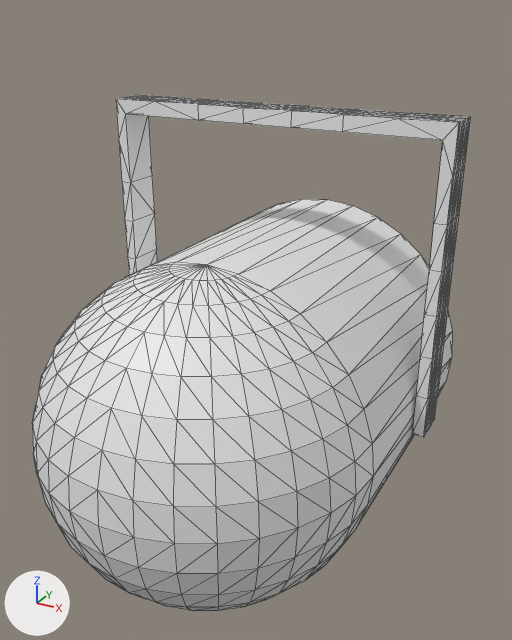
Renders of the COLLADA model resources/meshes/fixtures/par.dae from each side of a commit.
Both versions are drawn from a camera (50 mm lens) standing at (0.487, -0.947, 0.56) and looking at (0.017, -0.093, 0.133). Lighting does not change. The marker at lower left points along +X, +Y and +Z. Mesh edges are drawn as thin lines. Where no turn or scale is listed for an object, it has been applied to the vertices.

Objects in the first picture: 'handle', 'head'.
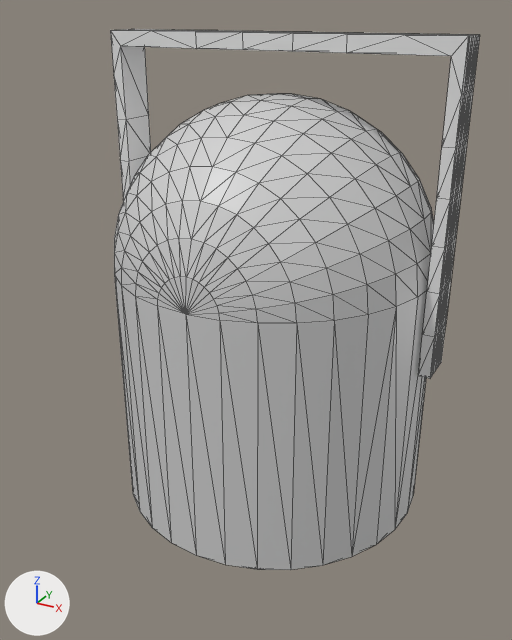
Where the newer file only moved an object's origin or applied its transform, the numbers keep the older frame.

What differs and where, as boxes [x1, y1, x2, y2] in the pictures (512 x 640 px):
'head', recoloured, turned, rescaled (white to grey)
    before: [32, 199, 453, 611]
    after: [114, 94, 434, 570]
'handle', mesh moved
    before: [116, 95, 470, 437]
    after: [110, 29, 480, 378]

Patch to the scene script:
```diff
--- a/resources/meshes/fixtures/par.dae.py
+++ b/resources/meshes/fixtures/par.dae.py
@@ mat_material @@
+mat_material = principled_material('Material')
+mat_material.base_color = (0.64, 0.64, 0.64)  # light grey #d1d1d1
+mat_material.roughness = 0.44
@@ me_vhead @@
 me_vhead.from_pydata(...)  # 289 vertices, 574 faces; spans x -1.0..1.0, y -1.0..2.24, z -1.0..1.0
 # used by ob_head; location = (0.0, 0.0, 0.0); rotation_euler = (3.142, 1.571, 0.0), in degrees (180, 90, 0); scale = (0.25, 0.2, 0.25)
+# me_vhead part 1: the whole mesh is turned -90 degrees about the x axis through the mesh origin
+me_vhead.materials.append(mat_material)  # light grey #d1d1d1
@@ me_vhandle @@
 me_vhandle.from_pydata(...)  # 212 vertices, 420 faces; spans x -0.27..0.27, y -0.03..0.03, z -0.23..0.23
 # used by ob_handle; location = (0.0, 0.0, 0.2)
+# me_vhandle part 2: the whole mesh is moved by (0.0, 0.0, 0.1)
@@ ob_head @@
 ob_head.location = (0.0, 0.0, 0.0)
-ob_head.rotation_euler = (3.142, 1.571, 0.0)  # degrees (180, 90, 0)
-ob_head.scale = (0.25, 0.2, 0.25)
+ob_head.rotation_euler = (3.142, 0.0, -1.571)  # degrees (180, 0, -90)
+ob_head.scale = (0.25, 0.25, 0.2)
```
